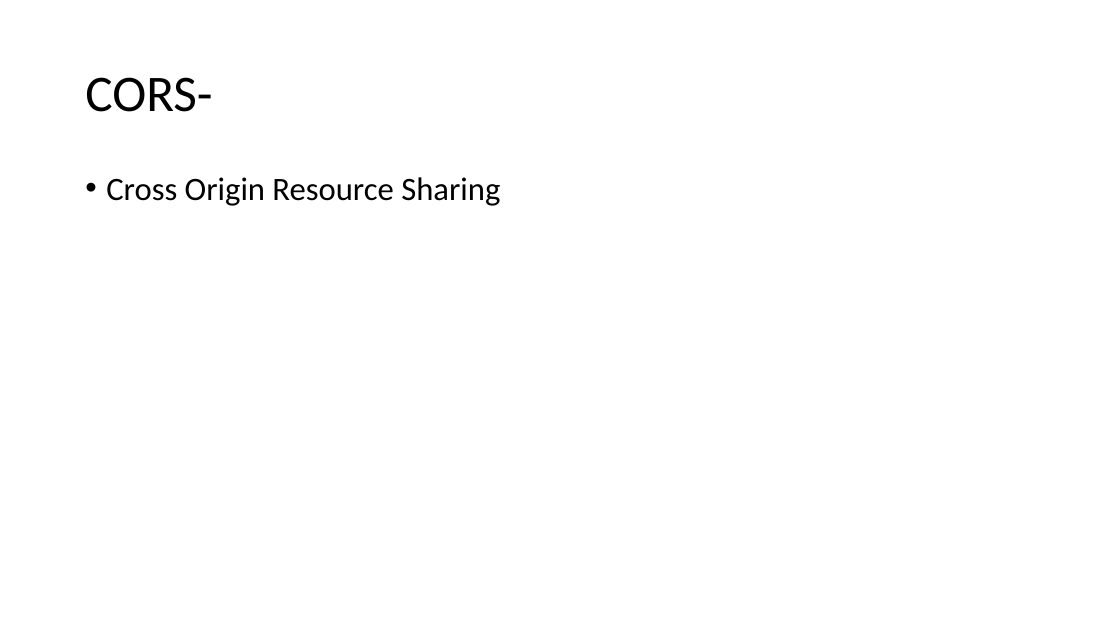
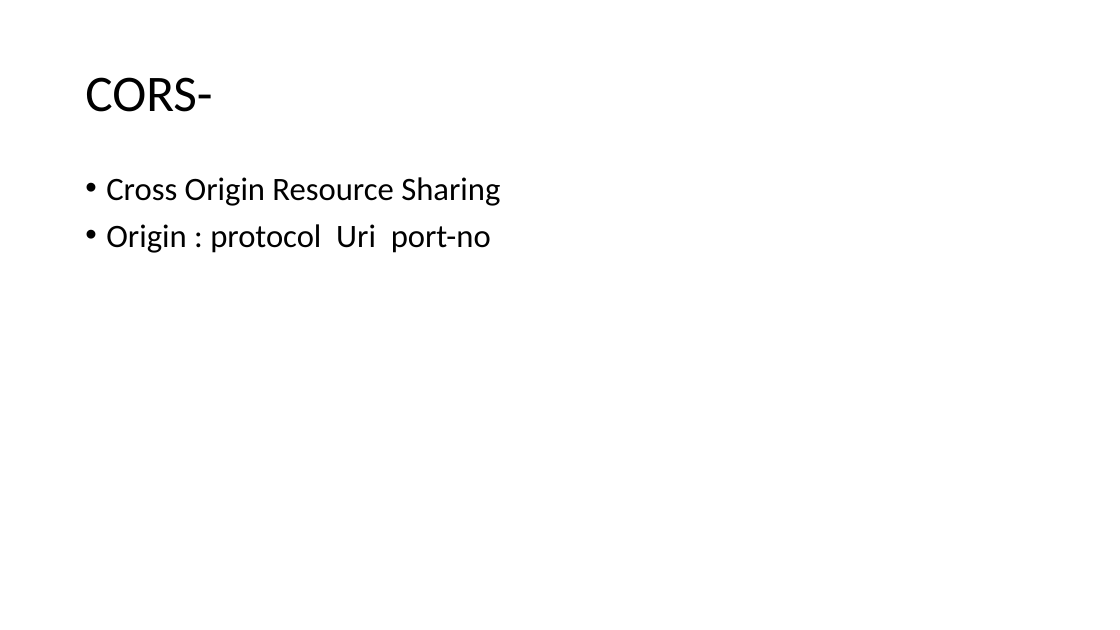
Before and after one commit to arunrajora/AJAX-Demo, a slide deck: slide 9 of AJAX Advanced.pptx. Drawn at 1120x630 pixels with LibreOffice and Linux fonts; fonts in the diff are those of the drawing. Boxes give left, top, right and bottom in pixels: in the first picture for what was removed or moved away, otherwise in the second. Text is boxed around its words. In the diff, an @@ line names an element or a change of style, - is before the commit and + after.

```diff
--- a/AJAX Advanced.pptx
+++ b/AJAX Advanced.pptx
@@ text at [106, 224, 491, 253]: paragraph added @@
+• Origin : protocol Uri port-no
```
Also in this commit, not shown: 4 other slides changed, 20 other files.
